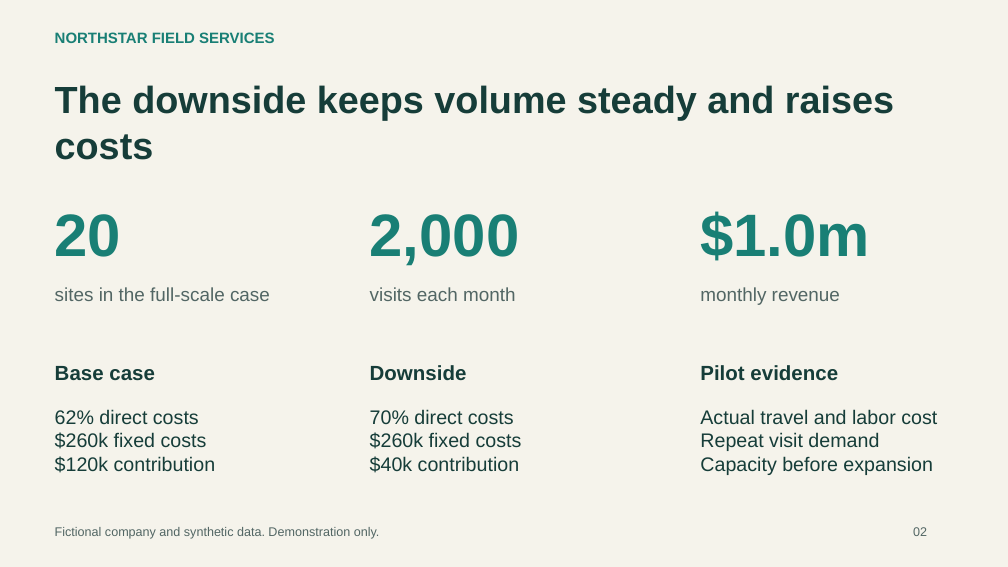
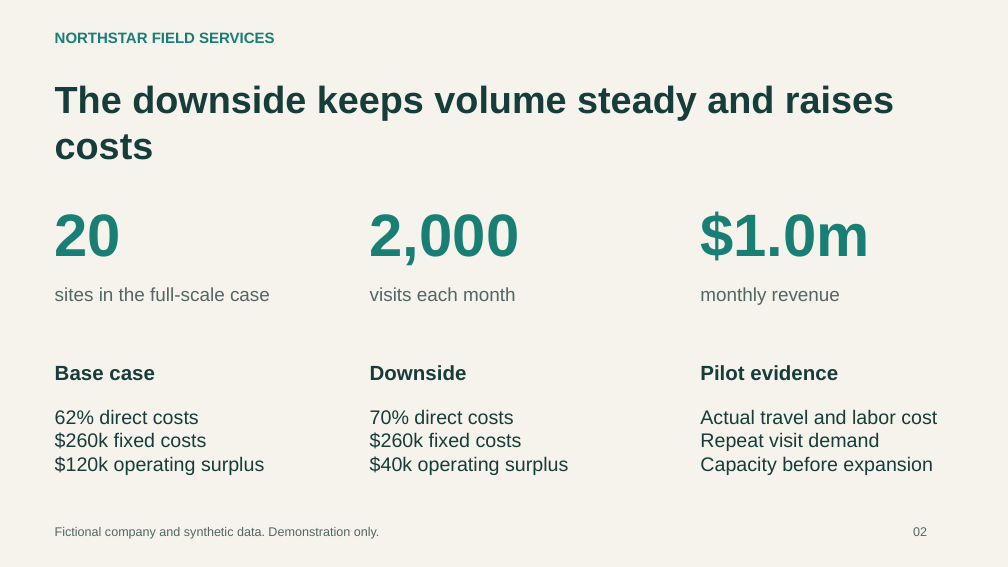
Before and after one commit to jbmonu87/nexus-proof-gated-loop, a slide deck: slide 2 of assets/demo/northstar-strategy-showcase.pptx. Drawn at 1008x567 pixels with LibreOffice and Linux fonts; fonts in the diff are those of the drawing. Boxes give left, top, right and bottom in pixels: in the first picture for what was removed or moved away, otherwise in the second. Text is boxed around its words. In the diff, an @@ line names an element or a change of style, - is before the commit and + after.

```diff
--- a/assets/demo/northstar-strategy-showcase.pptx
+++ b/assets/demo/northstar-strategy-showcase.pptx
@@ text at <box>55,456,264,475</box>: text changed @@
-$120k contribution
+$120k operating surplus
@@ text at <box>370,456,568,475</box>: text changed @@
-$40k contribution
+$40k operating surplus
```
Also in this commit, not shown: 1 other slide changed, 13 other files.
